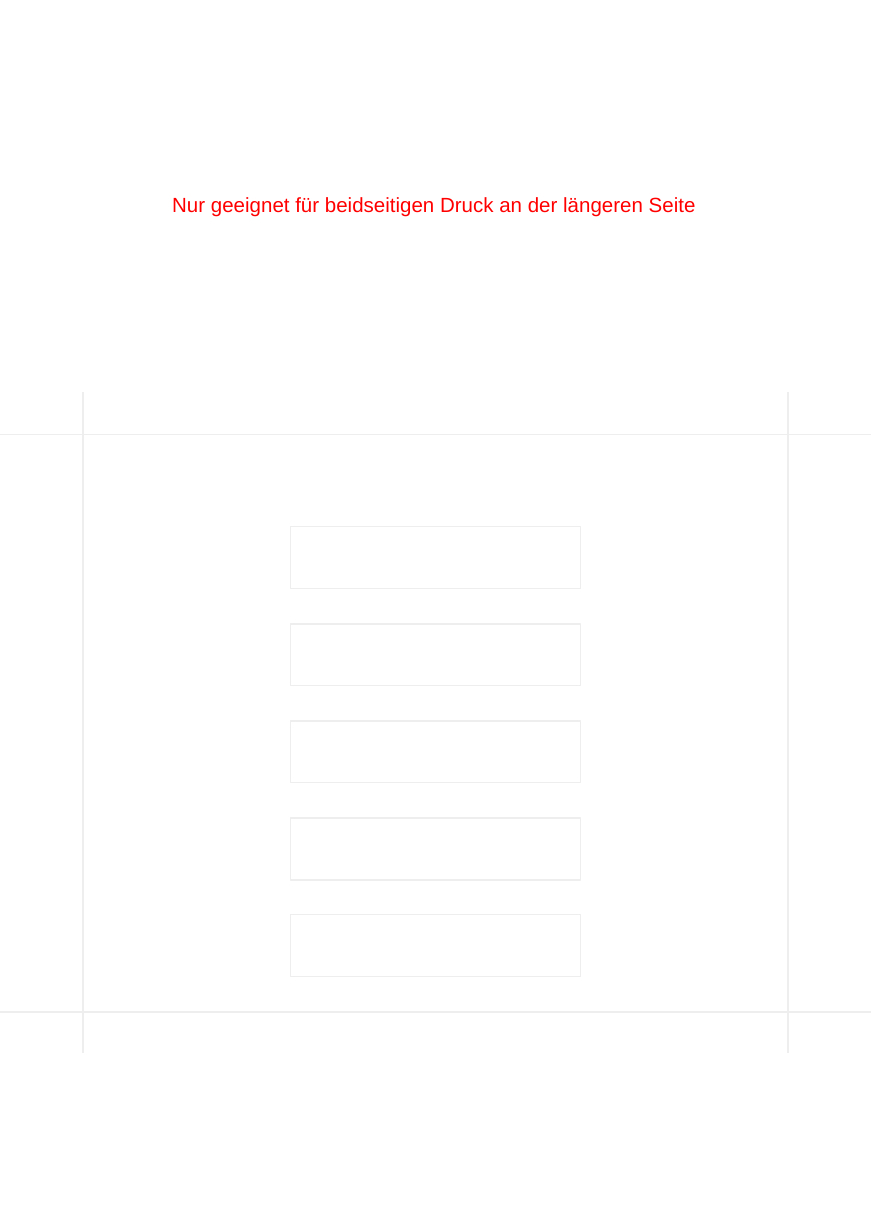
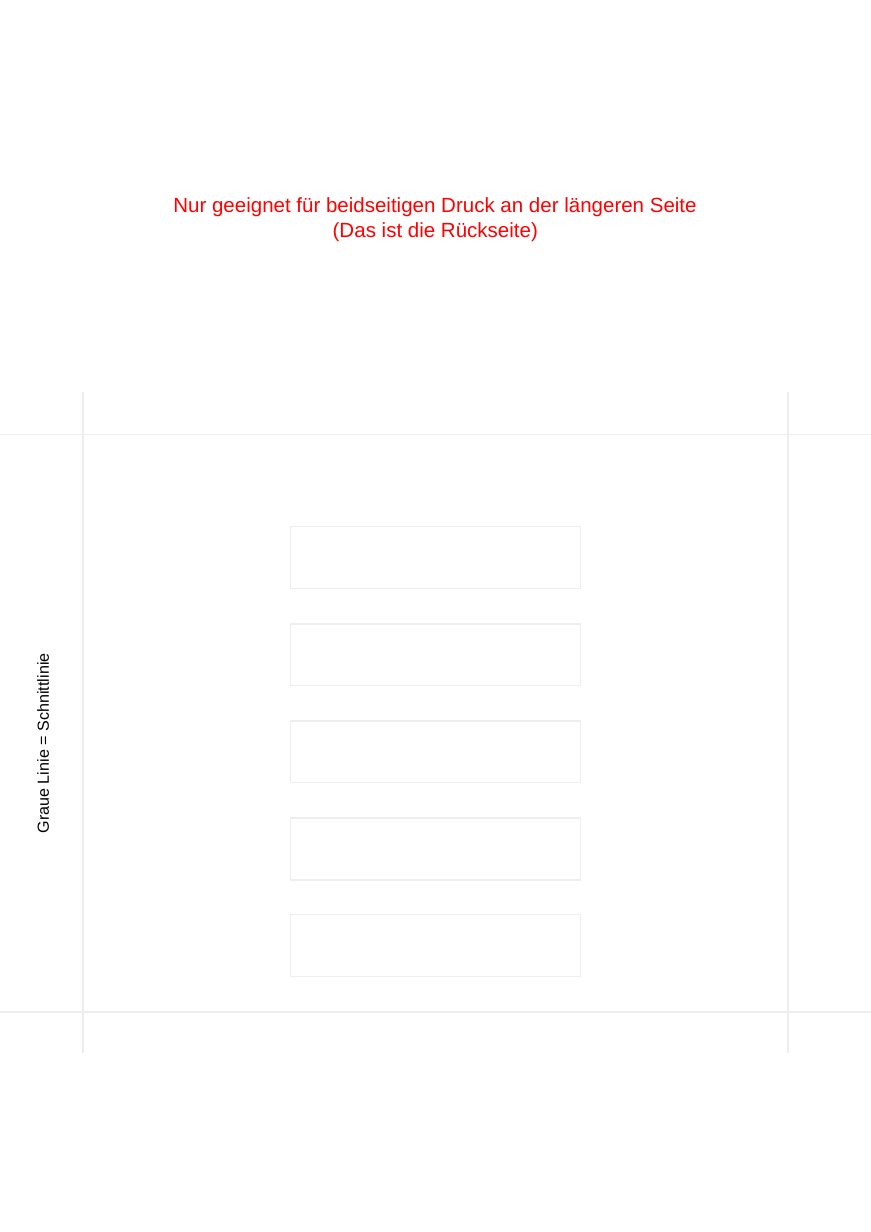
Before and after one commit to jgonsior/german_ir_nlp_demo, a slide deck: slide 1 of Wissenschaftskommunikations Artikel/sliding-window/sliding_window_cutting_template.pptx. Drawn at 871x1232 pixels with LibreOffice and Linux fonts; fonts in the diff are those of the drawing. Boxes give left, top, right and bottom in pixels: in the first picture for what was removed or moved away, otherwise in the second. Text is boxed around its words. In the diff, an @@ line names an element or a change of style, - is before the commit and + after.

```diff
--- a/Wissenschaftskommunikations Artikel/sliding-window/sliding_window_cutting_template.pptx
+++ b/Wissenschaftskommunikations Artikel/sliding-window/sliding_window_cutting_template.pptx
@@ text at [173,197,697,217]: alignment left to centre @@
@@ text at [333,222,538,242]: paragraph added @@
+(Das ist die Rückseite)
@@ text added at [34,660,52,832], 11 pt, text #000000 @@
+Graue Linie = Schnittlinie
```
Also in this commit, not shown: 2 other slides changed, 3 other files.
